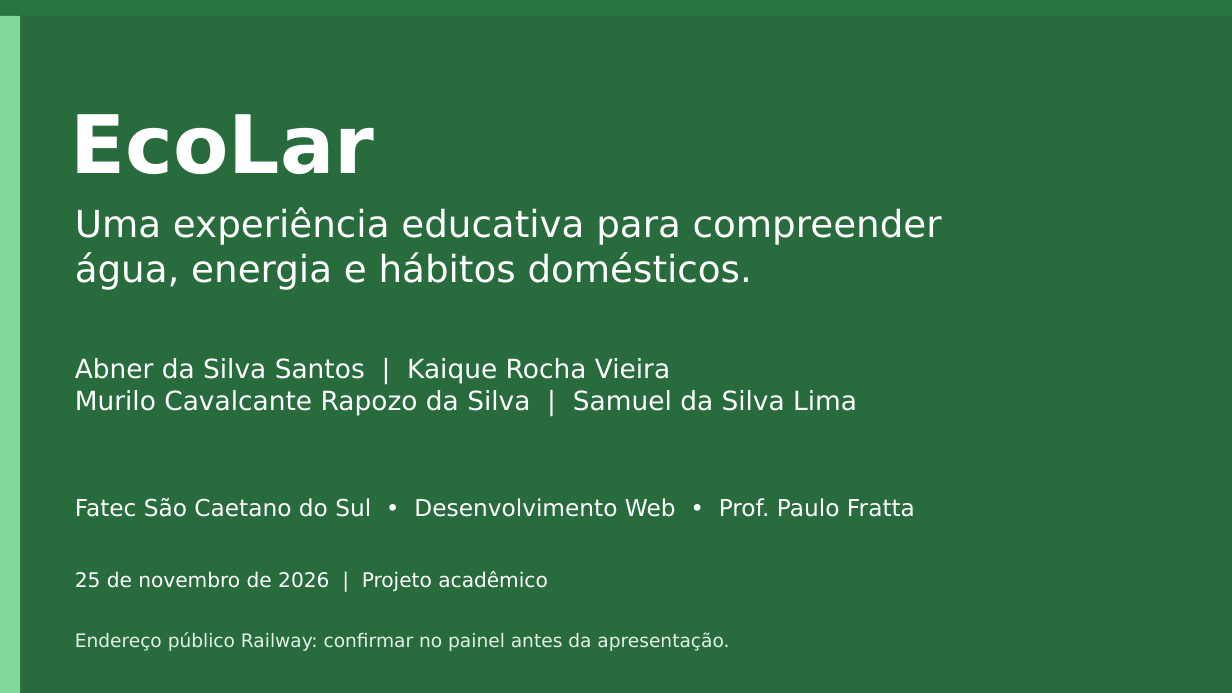
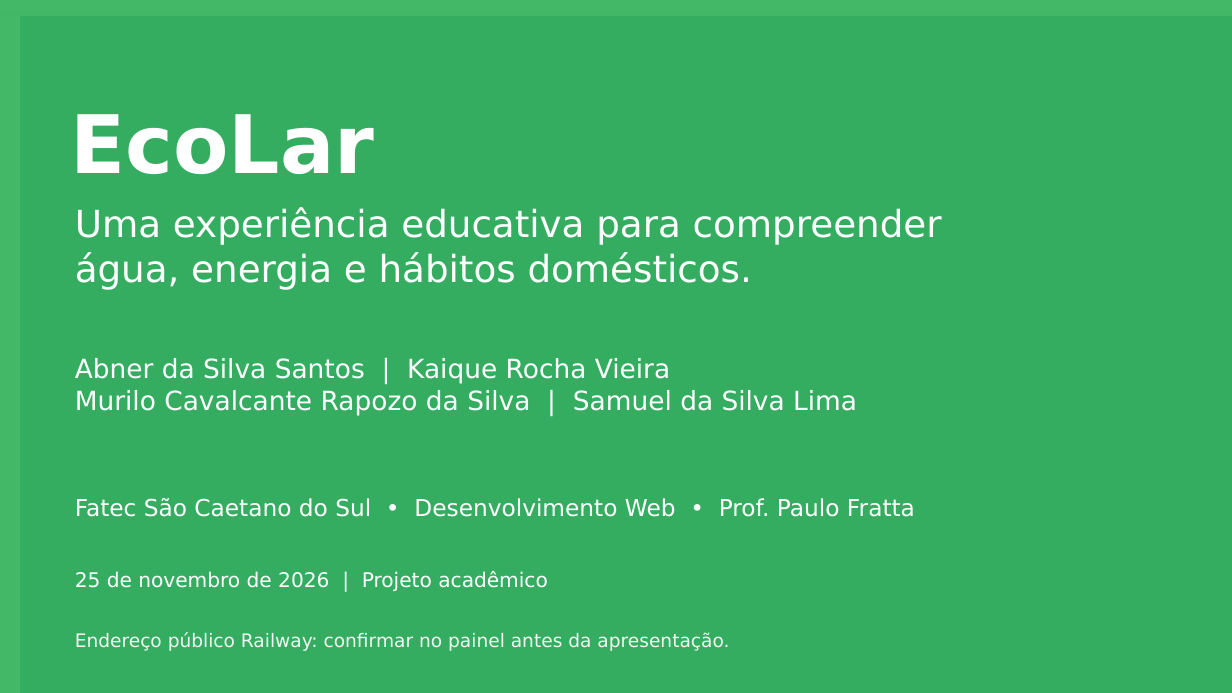
Before and after one commit to DevKaique-1/Ecolar_Projeto_html, a slide deck: slide 1 of docs/apresentacao-ecolar.pptx. Drawn at 1232x693 pixels with LibreOffice and Linux fonts; fonts in the diff are those of the drawing. Boxes give left, top, right and bottom in pixels: in the first picture for what was removed or moved away, otherwise in the second. Text is boxed around its words. In the diff, an @@ line names an element or a change of style, - is before the commit and + after.

```diff
--- a/docs/apresentacao-ecolar.pptx
+++ b/docs/apresentacao-ecolar.pptx
@@ rectangle at (0, 0, 1232, 16): fill #28753F to #43B968 @@
@@ rectangle at (0, 16, 1232, 693): fill #286B3D to #35AD60 @@
@@ rectangle at (0, 16, 20, 693): fill #82D79B to #43B968 @@
@@ text "Endereço público Railway: confirmar no ..." at (75, 632, 729, 651): text colour #E2F2E5 to #F0F6F1 @@
```
Also in this commit, not shown: 15 other slides changed, 3 other files.
